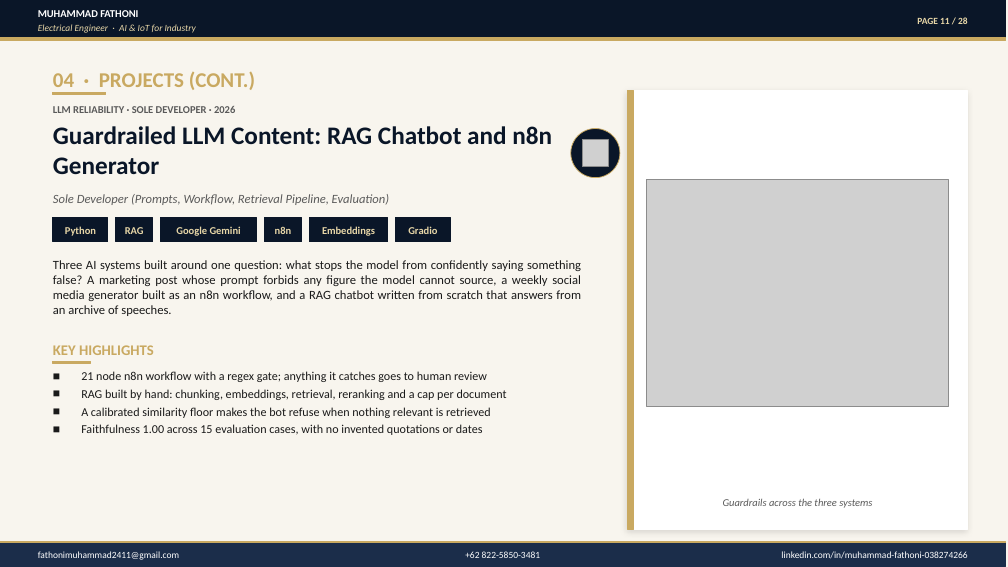
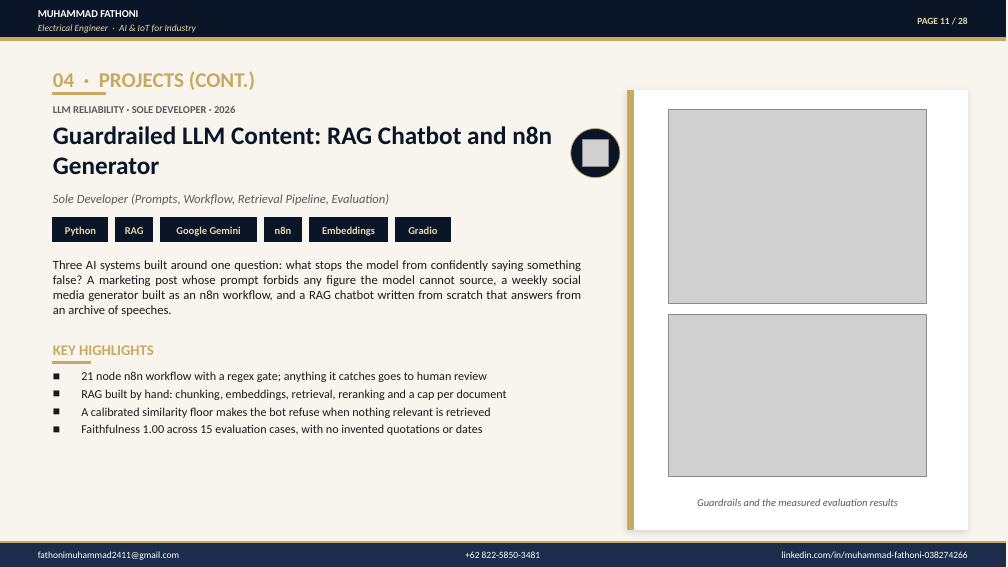
Before and after one commit to Toni2411/toni2411.github.io, a slide deck: slide 11 of assets/Portfolio_Muhammad_Fathoni.pptx. Drawn at 1008x567 pixels with LibreOffice and Linux fonts; fonts in the diff are those of the drawing; grey boxes stand for pictures. Boxes give left, top, right and bottom in pixels: in the first picture for what was removed or moved away, otherwise in the second. Text is boxed around its words. In the diff, an @@ line names an element or a change of style, - is before the commit and + after.

```diff
--- a/assets/Portfolio_Muhammad_Fathoni.pptx
+++ b/assets/Portfolio_Muhammad_Fathoni.pptx
@@ picture: place and size @@
-picture at box(647, 180, 949, 407)
+picture at box(668, 110, 927, 303)
@@ picture added at box(668, 315, 927, 476) @@
@@ text at box(697, 498, 898, 506): text changed @@
-Guardrails across the three systems
+Guardrails and the measured evaluation results
```
Also in this commit, not shown: 3 other slides changed, 11 other files.
